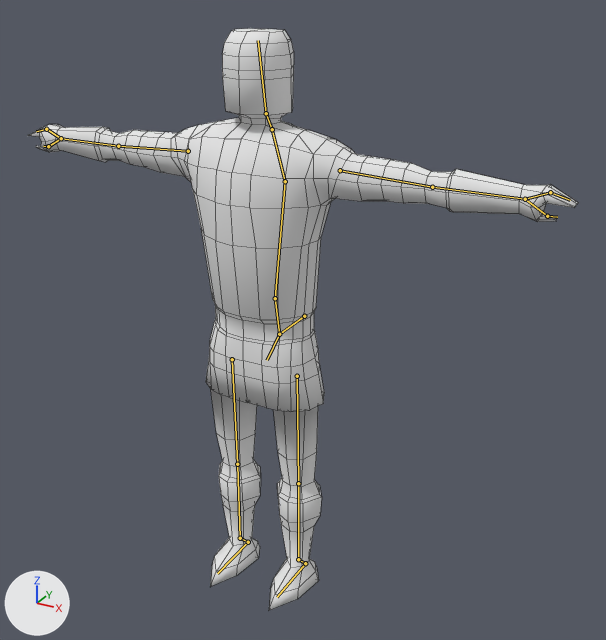
The Blender file Assets/Design/Models/Characters/Knight_Backup.blend: old version first, new version second.
Before and after are seen from a 50 mm lens placed at (2.61, -4.22, 4.15), pointed at (0.24, 0.1, 1.99). Arrows for +X, +Y and +Z are at lower left; the lights stay in place. The bones that bend it are drawn over the model as lines. Mesh edges are drawn as thin lines.

Names of what the first picture shows: 'Knight_Body'.
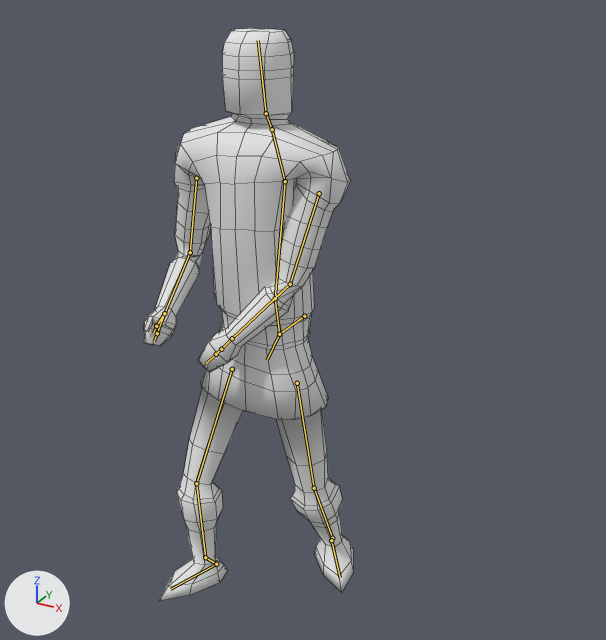
The newer file adds an action. The first version stands in its rest pose; the second is drawn at frame 0 of the action 'Knight_2H_Combat_Idle'.

Boxes (x1, y1, x2, y2) around the edits, measured in the pictures (606 x 640 px):
'Knight_Body', posed (62% narrower)
    before: (28, 28, 578, 610)
    after: (144, 28, 354, 601)
bone 'Bone.017', root to tip
    before: (340, 170) to (432, 187)
    after: (319, 193) to (290, 284)
bone 'Bone.020', root to tip
    before: (432, 187) to (525, 199)
    after: (290, 284) to (232, 338)
bone 'Bone.018', root to tip
    before: (188, 151) to (118, 146)
    after: (196, 178) to (190, 252)
bone 'Bone.019', root to tip
    before: (118, 146) to (61, 138)
    after: (190, 252) to (164, 313)
bone 'Bone.027', root to tip
    before: (46, 129) to (36, 131)
    after: (157, 333) to (154, 341)
bone 'Bone.026', root to tip
    before: (61, 138) to (48, 146)
    after: (164, 313) to (156, 326)
bone 'Bone.008', root to tip
    before: (297, 376) to (298, 483)
    after: (297, 383) to (314, 488)
bone 'Bone.010', root to tip
    before: (298, 483) to (298, 559)
    after: (314, 488) to (332, 538)
bone 'Bone.012', root to tip
    before: (298, 559) to (305, 563)
    after: (332, 538) to (331, 540)
bone 'Bone.009', root to tip
    before: (232, 359) to (237, 464)
    after: (232, 369) to (196, 483)
bone 'Bone.011', root to tip
    before: (237, 464) to (240, 538)
    after: (196, 483) to (205, 557)
bone 'Bone.013', root to tip
    before: (240, 538) to (248, 542)
    after: (205, 557) to (216, 564)
bone 'Bone.015', root to tip
    before: (248, 542) to (217, 573)
    after: (216, 564) to (170, 589)

The edits, one by one:
Bone 'Bone.017' (bone_bone_017) moves from (0.0, 0.0, 0.0) to (0.136, -0.098, 0.06).
Bone 'Bone.017' (bone_bone_017) turns from (0, 0, 0) to (15, -3, -100) degrees about its own x, y and z.
Bone 'Bone.020' (bone_bone_020) turns from (0, 0, 0) to (31, 78, 0) degrees about its own x, y and z.
Bone 'Bone.018' (bone_bone_018) moves from (0.0, 0.0, 0.0) to (-0.165, -0.046, 0.0).
Bone 'Bone.018' (bone_bone_018) turns from (0, 0, 0) to (-8, -12, 75) degrees about its own x, y and z.
Bone 'Bone.019' (bone_bone_019) turns from (0, 0, 0) to (79, 21, 78) degrees about its own x, y and z.
Bone 'Bone.027' (bone_bone_027) turns from (0, 0, 0) to (-3, 11, 17) degrees about its own x, y and z.
Bone 'Bone.026' (bone_bone_026) turns from (0, 0, 0) to (5, 7, -5) degrees about its own x, y and z.
Bone 'Bone.008' (bone_bone_008) moves from (0.0, 0.0, 0.0) to (0.0, 0.05, 0.001).
Bone 'Bone.008' (bone_bone_008) turns from (0, 0, 0) to (-5, -37, 9) degrees about its own x, y and z.
Bone 'Bone.010' (bone_bone_010) turns from (0, 0, 0) to (-18, 5, 7) degrees about its own x, y and z.
Bone 'Bone.012' (bone_bone_012) turns from (0, 0, 0) to (16, 9, -8) degrees about its own x, y and z.
Bone 'Bone.009' (bone_bone_009) moves from (0.0, 0.0, 0.0) to (0.0, 0.07, 0.002).
Bone 'Bone.009' (bone_bone_009) turns from (0, 0, 0) to (25, 20, 0) degrees about its own x, y and z.
Bone 'Bone.011' (bone_bone_011) turns from (0, 0, 0) to (-28, -2, 2) degrees about its own x, y and z.
Bone 'Bone.013' (bone_bone_013) turns from (0, 0, 0) to (6, 2, -2) degrees about its own x, y and z.
Bone 'Bone.015' (bone_bone_015) turns from (0, 0, 0) to (2, 5, 0) degrees about its own x, y and z.
